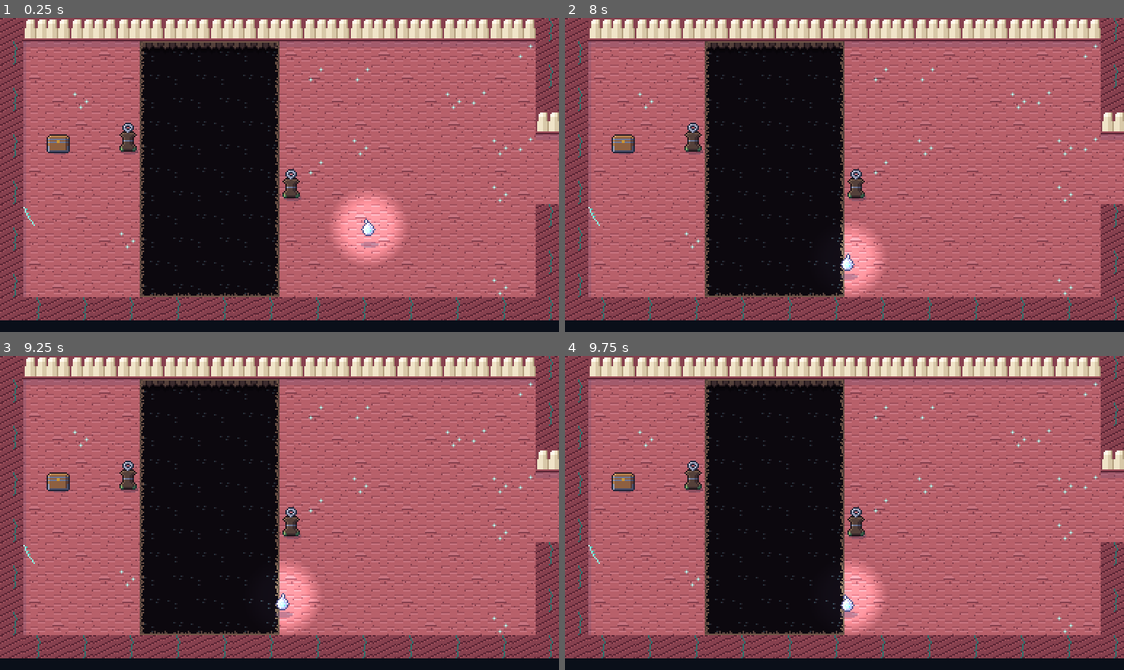
Above: before the commit, frames 1-4 (two rows, left to right).
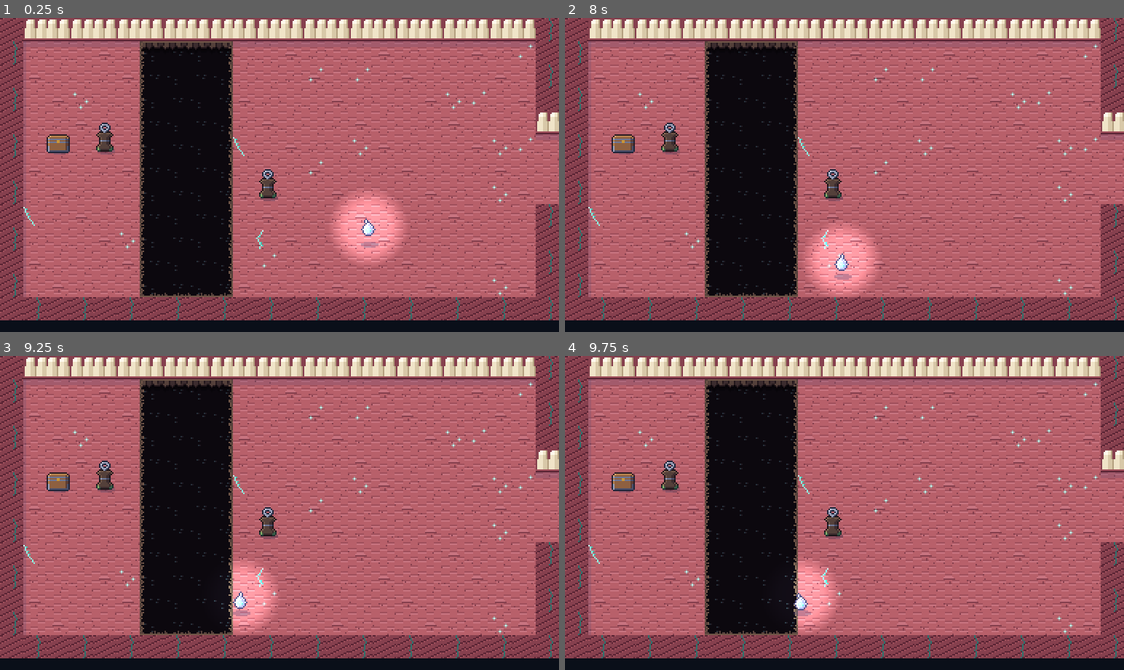
Above: after the commit, the same moments.

Repository: ashciraulo/Leviathan
Game: Godot game, scene res://rooms/room_43_9.tscn
Same seed, same stepped clock (60 frames per second), same inputs: the game is played once before the commit and once after it. This scene is started directly instead of the project's main scene.
Inputs (mouse positions are in pixels of both pictures, inside the frame that each line leads up to):
- Up to frame 1 (0.25 s): no input
- Up to frame 2 (8 s): tap Enter (ui_accept) at 0.5, 0.77, 1.07, 3.77, 4.07, 6.77, 7.07 s; move the mouse to (967, 159) at 0.52 s; hold D (move_right) 0.53-1.25 s; hold J (attack) 0.53-1.25 s; click (967, 159) at 0.67 s; drag from (732, 190) to (961, 234) at 1.27 s; move the mouse to (900, 105) at 2.02 s; hold D (move_right) 2.03-2.75 s; hold K (interact) 2.03-2.75 s; drag from (816, 237) to (933, 212) at 2.77 s; move the mouse to (1012, 222) at 3.52 s; hold A (move_left) 3.53-4.25 s; hold I (item_2) 3.53-4.25 s; drag from (676, 127) to (894, 200) at 4.27 s; move the mouse to (872, 175) at 5.02 s; hold S (move_down) 5.03-5.75 s; hold Q (tab_prev) 5.03-5.75 s; click (872, 175) at 5.17 s; drag from (760, 96) to (894, 244) at 5.77 s; move the mouse to (967, 159) at 6.52 s; hold W (move_up) 6.53-7.25 s; hold J (attack) 6.53-7.25 s; drag from (732, 190) to (861, 272) at 7.27 s
- Up to frame 3 (9.25 s): move the mouse to (335, 443) at 8.02 s; hold S (move_down) 8.03-8.75 s; hold K (interact) 8.03-8.75 s; drag from (251, 575) to (111, 465) at 8.77 s
- Up to frame 4 (9.75 s): move the mouse to (1012, 560) at 9.52 s; hold W (move_up) from 9.53 s (still down); hold I (item_2) from 9.53 s (still down); click (1012, 560) at 9.67 s

The runs differ from the first frame. In frame 1, 7.8% of the frame differs, in the area x 17-54%, y 7-89%; in frame 2, 8.0%; in frame 3, 9.1%; in frame 4, 9.1%, in the area x 17-57%, y 7-89%.

Commit message:
The Maw: review fixes (Hollows landings, save the ending, breath tells, no bell mashing)
Co-Authored-By: Claude Opus 5.5 <noreply@anthropic.com>
Claude-Session: https://claude.ai/code/session_01UYEn5VjHLAcVEoVjeQTmCo

Diff:
--- a/rooms/room_43_9.tscn
+++ b/rooms/room_43_9.tscn
@@ -9,15 +9,15 @@
 dungeon = "maw"
 chest_item = "small_key"
 layout = "########################
-#.....______...........#
-#.....______...........#
-#.....______...........#
-#.....______...........#
-#.C..O______............
-#.....______............
-#.....______O...........
-#.....______...........#
-#.....______...x.......#
-#.....______...........#
-#.....______...........#
+#.....____.............#
+#.....____.............#
+#.....____.............#
+#.....____.............#
+#.C.O.____..............
+#.....____..............
+#.....____.O............
+#.....____.............#
+#.....____.....x.......#
+#.....____.............#
+#.....____.............#
 ########################"
--- a/scripts/maw/dreaming_heart.gd
+++ b/scripts/maw/dreaming_heart.gd
@@ -43,7 +43,7 @@
 const BEAT_FAST := 0.9
 const BEAT_SLOW := 2.2
 ## How near the beat a strike must land (seconds either side).
-const BEAT_WINDOW := 0.2
+const BEAT_WINDOW := 0.16
 ## Seconds of Hum the eighth line takes.
 const HUM_NEEDED := 3.5
 const WAKE_TIME := 2.5
@@ -220,6 +220,10 @@
 	mode = Mode.SLEEP
 	GameState.final_line = false
 	GameState.set_flag(DEFEATED_FLAG)
+	# Keep the ending: Continue after the credits starts here, not before
+	# the Maw.
+	GameState.set_checkpoint(_room.coord if _room else GameState.room_coord, GameState.NO_POSITION)
+	SaveManager.save_game()
 	_beat = BEAT_SLOW * 1.5
 	Audio.play_sfx("old_one_hum", global_position)
 	Feel.shake(4.0)
--- a/scripts/maw/heart_bell.gd
+++ b/scripts/maw/heart_bell.gd
@@ -9,6 +9,9 @@
 var bell := "hull"
 var heart: DreamingHeart
 var rung := false
+## After a strike off the beat the bell rings dead until the next beat
+## has passed, so swinging wildly never finds it.
+var _dead := 0.0
 
 
 func _init() -> void:
@@ -33,7 +36,7 @@
 	if rung or heart == null:
 		return HitResult.IGNORED
 	_flash = 0.1
-	if heart.off_beat() <= DreamingHeart.BEAT_WINDOW:
+	if _dead <= 0.0 and heart.off_beat() <= DreamingHeart.BEAT_WINDOW:
 		rung = true
 		heart.bell_rung(self)
 		var tween := create_tween()
@@ -42,6 +45,7 @@
 		tween.tween_callback(queue_free)
 	else:
 		Audio.play_sfx("block", global_position, 0.7)
+		_dead = heart.beat_length() * (1.0 - heart.beat_phase()) + DreamingHeart.BEAT_WINDOW + 0.05
 		heart.bell_missed(self)
 	return HitResult.HIT
 
@@ -52,6 +56,11 @@
 
 func _make_sprite() -> Sprite2D:
 	return Art.sprite(Tidebell.BELLS[bell][0], 2, 1, 37)
+
+
+func _physics_process(delta: float) -> void:
+	_dead = maxf(_dead - delta, 0.0)
+	super._physics_process(delta)
 
 
 func _update_sprite() -> void:
@@ -65,6 +74,6 @@
 	# The ring of the heartbeat closing in: it meets the bell on the beat.
 	var phase := heart.beat_phase()
 	var radius := 6.0 + 26.0 * (1.0 - phase)
-	var near := heart.off_beat() <= DreamingHeart.BEAT_WINDOW
+	var near := _dead <= 0.0 and heart.off_beat() <= DreamingHeart.BEAT_WINDOW
 	var color := Color(0.54, 0.94, 0.88, 0.85) if near else Color(0.82, 0.25, 0.31, 0.55)
 	draw_arc(Vector2(0, -16), radius, 0.0, TAU, 40, color, 2.0)
--- a/scripts/maw/maw_breath.gd
+++ b/scripts/maw/maw_breath.gd
@@ -21,6 +21,7 @@
 
 var _room: Room
 var _was_high := false
+var _was_phase := Phase.OUT
 
 
 static func phase() -> Phase:
@@ -43,6 +44,7 @@
 	_room = get_parent() as Room
 	z_index = -5
 	_was_high = high()
+	_was_phase = phase()
 
 
 func _physics_process(delta: float) -> void:
@@ -50,17 +52,31 @@
 	if _stamp != frame:
 		_stamp = frame
 		elapsed += delta
+	# The sound comes with the tell, before the water moves.
+	var now_phase := phase()
+	if now_phase != _was_phase:
+		_was_phase = now_phase
+		if now_phase in [Phase.IN_TELL, Phase.OUT_TELL]:
+			Audio.play_sfx("maw_breath_in" if now_phase == Phase.IN_TELL else "maw_breath_out", global_position + Room.SIZE / 2.0)
 	var now := high()
 	if now != _was_high:
 		_was_high = now
 		if _room:
 			_room.refresh_water()
-		Audio.play_sfx("maw_breath_in" if now else "maw_breath_out", global_position + Room.SIZE / 2.0)
 	queue_redraw()
 
 
 func _draw() -> void:
-	if _room == null or phase() != Phase.IN_TELL:
+	if _room == null:
+		return
+	if phase() == Phase.OUT_TELL:
+		# The water starting to draw back: pale ripples running over it.
+		for y in Room.ROWS:
+			for x in Room.COLS:
+				if _room.raw_tile(x, y) == "," and (x + y + int(elapsed * 8.0)) % 3 == 0:
+					draw_rect(Rect2(x * Room.TILE + 3, y * Room.TILE + 7, Room.TILE - 6, 1), Color(0.78, 0.94, 0.92, 0.45))
+		return
+	if phase() != Phase.IN_TELL:
 		return
 	# The floor shivering as the water gathers under it.
 	var t := fmod(elapsed, CYCLE) - OUT_TIME
--- a/tests/screenshots.gd
+++ b/tests/screenshots.gd
@@ -1188,7 +1188,10 @@
 		await _wait(1.0)
 		game.player._invuln = 0.0
 		await _capture("158_heart_glacier_echo")
+	game.player._invuln = 600.0
 	DreamingHeart.roll_credits = true
+	# Out of the fight before the shots that follow.
+	await _jump(game, Vector2i(44, 9), Vector2i(11, 11))
 
 
 ## Pages through whatever dialogue is open.
--- a/tests/smoke_test.gd
+++ b/tests/smoke_test.gd
@@ -1752,7 +1752,23 @@
 	# The Hollows: hook posts on both sides of the gap.
 	room = await _goto(game, Vector2i(43, 9), Vector2i(22, 6))
 	_check(room.has_node("PitField") and room.tile_at(8, 6) == "_", "the Hollows are split by a gap")
-	_check(room.tile_at(5, 5) == "O" and room.tile_at(12, 7) == "O", "a hook post stands either side")
+	_check(room.tile_at(4, 5) == "O" and room.tile_at(11, 7) == "O", "a hook post stands either side")
+	await _calm(room)
+	GameState.give_item("tide_hook")
+	player.global_position = _tile_pos(room, Vector2i(10, 5))
+	player.facing = Vector2.LEFT
+	await _wait(0.1)
+	player.use_item("tide_hook")
+	await _wait(1.3)
+	var local := player.global_position - room.global_position
+	_check(int(local.x) / Room.TILE == 5 and player.state == Player.State.MOVE, "the hook carries Wren west over the gap (at %s)" % local)
+	player.global_position = _tile_pos(room, Vector2i(5, 7))
+	player.facing = Vector2.RIGHT
+	await _wait(0.1)
+	player.use_item("tide_hook")
+	await _wait(1.3)
+	local = player.global_position - room.global_position
+	_check(int(local.x) / Room.TILE == 10 and player.state == Player.State.MOVE, "and back east (at %s)" % local)
 	# The Dim Gallery: four braziers, a hidden chest, veiled planks.
 	room = await _goto(game, Vector2i(45, 9), Vector2i(1, 6))
 	await _calm(room)
@@ -1822,6 +1838,12 @@
 					await get_tree().physics_frame
 				bell.take_hit(1, Vector2.UP)
 				_check(not bell.rung, "off the beat, the bell only clanks")
+				while heart.off_beat() > 0.05:
+					await get_tree().physics_frame
+				bell.take_hit(1, Vector2.UP)
+				_check(not bell.rung, "and it rings dead through the next beat (no mashing)")
+				while bell._dead > 0.0:
+					await get_tree().physics_frame
 			while heart.off_beat() > 0.05:
 				await get_tree().physics_frame
 			bell.take_hit(1, Vector2.UP)
@@ -1838,6 +1860,7 @@
 		await _wait(DreamingHeart.HUM_NEEDED)
 		Input.action_release("hum")
 		_check(GameState.has_flag(DreamingHeart.DEFEATED_FLAG), "the eighth line: the Old One sleeps")
+		_check(SaveManager.load_game() and GameState.has_flag(DreamingHeart.DEFEATED_FLAG), "the ending is saved")
 		await _wait(3.0)
 		await _close_dialogue(game)
 		await _wait(2.0)
